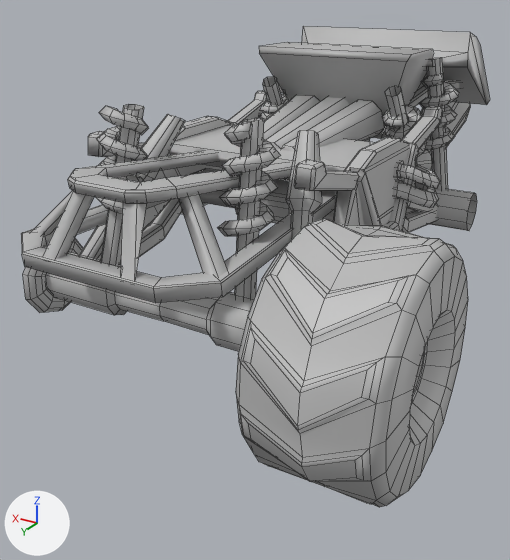
Two versions of the FBX model Assets/Art/Cars/chassis.fbx, one commit apart.
Both versions are drawn from a 50 mm lens placed at (-3.05, 5.33, 3.25), pointed at (0.17, -0.05, 0.56). Lighting does not change. The marker at lower left points along +X, +Y and +Z. Mesh edges are drawn as thin lines. Where no turn or scale is listed for an object, it has been applied to the vertices.
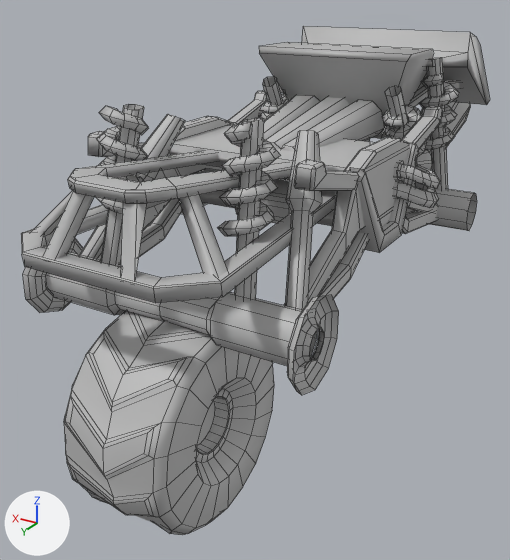
Pixel boxes (x1, y1, x2, y2) of what changed, in the pictures (510 x 560 px):
'polySurface182', moved: before (236, 218, 468, 507); after (64, 311, 274, 535)

The change, as a list of edits to the scene's bpy script:
```text
Change me_mesh:
    where me_mesh.from_pydata(...)  # 420 vertices, 402 faces; spans x -0.97..0.02, y -0.87..0.87, z -0.86..0.86
    used by ob_polysurface182; location = (-1.07, 1.5, 0.96)
    me_mesh part 1: the whole mesh is moved by (0.48, 0.0, 0.0)
Change ob_polysurface182:
    ob_polysurface182.location: (-1.07, 1.5, 0.96) -> (-0.01, 1.5, 0.01)
```
